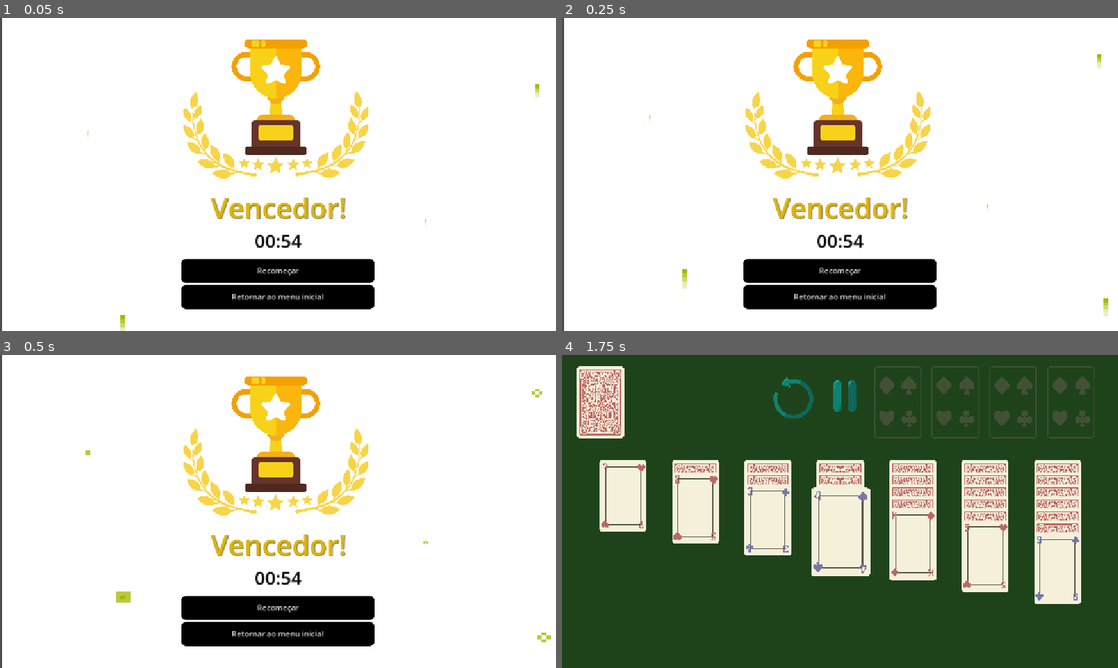
Above: before the commit, frames 1-4 (two rows, left to right).
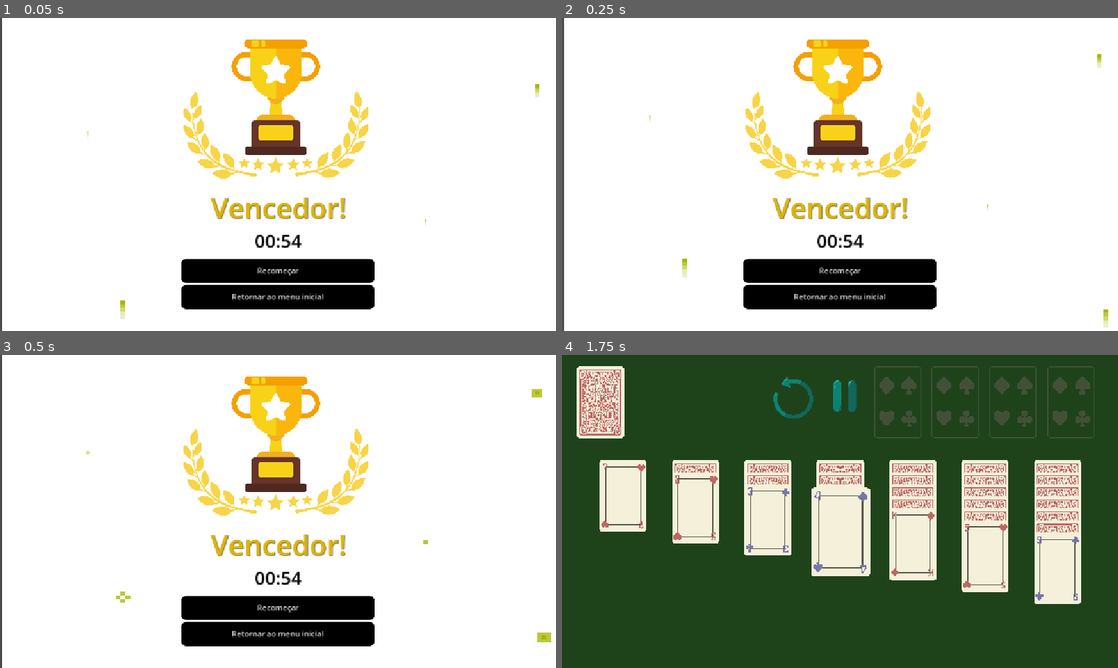
Above: after the commit, the same moments.

Repository: biarog/Paciencia-Maritacas
Game: Godot game, scene res://cenas/TelaVencedor.tscn
Same seed, same stepped clock (60 frames per second), same inputs: the game is played once before the commit and once after it. This scene is started directly instead of the project's main scene. Video files are missing from this copy of the repository; at most half a second of black plays in their place.
Inputs:
- Up to frame 1 (0.05 s): no input
- Up to frame 2 (0.25 s): no input
- Up to frame 3 (0.5 s): no input
- Up to frame 4 (1.75 s): click "Retornar ao menu inicial" at 0.5 s; click "Iniciar" at 1.25 s

The runs differ from the first frame. In frame 1, less than 0.1% of the frame differs, in the area x 21-23%, y 90-100%; in frame 2, 0.2%, in the area x 21-99%, y 76-99%; in frame 3, 0.1%; in frame 4, nothing differs.

Commit message:
guthubs adicinados

Diff:
--- a/cenas/TelaVencedor.tscn
+++ b/cenas/TelaVencedor.tscn
@@ -87,7 +87,7 @@
 scale = Vector2(9125.16, 3930.91)
 sprite_frames = ExtResource("5_0vfom")
 animation = &"firework"
-frame_progress = 0.922361
+frame_progress = 0.418783
 
 [node name="AnimatedSprite2D_firework5" type="AnimatedSprite2D" parent="TelaVencedor"]
 z_index = 10
@@ -96,7 +96,7 @@
 scale = Vector2(9.65348, 7.33287)
 sprite_frames = ExtResource("5_0vfom")
 animation = &"firework"
-frame_progress = 0.593732
+frame_progress = 0.0901549
 
 [node name="AnimatedSprite2D_firework4" type="AnimatedSprite2D" parent="TelaVencedor"]
 z_index = 10
@@ -105,7 +105,7 @@
 scale = Vector2(7.4954, 5.55587)
 sprite_frames = ExtResource("5_0vfom")
 animation = &"firework"
-frame_progress = 0.979912
+frame_progress = 0.476333
 
 [node name="AnimatedSprite2D_firework3" type="AnimatedSprite2D" parent="TelaVencedor"]
 z_index = 10
@@ -114,7 +114,7 @@
 scale = Vector2(9.77373, 7.91814)
 sprite_frames = ExtResource("5_0vfom")
 animation = &"firework"
-frame_progress = 0.191914
+frame_progress = 0.688336
 
 [node name="AnimatedSprite2D_firework2" type="AnimatedSprite2D" parent="TelaVencedor"]
 z_index = 10
@@ -123,7 +123,7 @@
 scale = Vector2(3.1263, 2.81392)
 sprite_frames = ExtResource("5_0vfom")
 animation = &"firework"
-frame_progress = 0.879033
+frame_progress = 0.375455
 
 [node name="AnimatedSprite2D_firework" type="AnimatedSprite2D" parent="TelaVencedor"]
 z_index = 10
@@ -132,7 +132,7 @@
 scale = Vector2(3.32031, 2.99219)
 sprite_frames = ExtResource("5_0vfom")
 animation = &"firework"
-frame_progress = 0.416692
+frame_progress = 0.913116
 
 [node name="Label" type="Label" parent="TelaVencedor"]
 offset_left = 380.0
--- a/cenas/menu_inicial.tscn
+++ b/cenas/menu_inicial.tscn
@@ -8,8 +8,10 @@
 [ext_resource type="Texture2D" uid="uid://dnik77i516txi" path="res://Assets/imagens/simbolo_gamedev2.png" id="7_23omm"]
 [ext_resource type="Texture2D" uid="uid://3ykn2ctskv7d" path="res://Assets/imagens/simbolo_gamedev2_acinzentado.png" id="8_8mewt"]
 [ext_resource type="StyleBox" uid="uid://c2aj2svr7d1w" path="res://Assets/Styles/style_box_empty.tres" id="9_8mewt"]
+[ext_resource type="Texture2D" uid="uid://dcqbtglemb7ve" path="res://Assets/imagens/github_elegante.png" id="9_56w0b"]
 [ext_resource type="VideoStream" uid="uid://i4ufurfte8jh" path="res://Assets/imagens/espada_melhor.ogv" id="9_go3jw"]
 [ext_resource type="VideoStream" uid="uid://b4b3lmokdbhgg" path="res://Assets/imagens/coracao_melhor.ogv" id="10_go3jw"]
+[ext_resource type="Texture2D" uid="uid://bpxoqmmvuomva" path="res://Assets/imagens/github_elegante_acinzentado.png" id="10_t3ad3"]
 
 [sub_resource type="Theme" id="Theme_atqwx"]
 
@@ -179,6 +181,26 @@
 text = "Matteo Cileneo Savan"
 horizontal_alignment = 1
 
+[node name="botao_git_bia" type="TextureButton" parent="Node2D"]
+offset_left = 770.0
+offset_top = 270.0
+offset_right = 2793.0
+offset_bottom = 2274.0
+scale = Vector2(0.02, 0.02)
+texture_normal = ExtResource("9_56w0b")
+texture_pressed = ExtResource("9_56w0b")
+texture_hover = ExtResource("10_t3ad3")
+
+[node name="botao_git_matteo" type="TextureButton" parent="Node2D"]
+offset_left = 719.0
+offset_top = 311.0
+offset_right = 2742.0
+offset_bottom = 2315.0
+scale = Vector2(0.02, 0.02)
+texture_normal = ExtResource("9_56w0b")
+texture_pressed = ExtResource("9_56w0b")
+texture_hover = ExtResource("10_t3ad3")
+
 [node name="espada" type="VideoStreamPlayer" parent="."]
 z_index = 4096
 offset_left = 266.0
@@ -206,3 +228,5 @@
 [connection signal="pressed" from="MarginContainer/VBoxContainer/Sair" to="." method="_on_sair_pressed"]
 [connection signal="pressed" from="Node2D/HBoxContainer/Fechar" to="." method="_on_fechar_pressed"]
 [connection signal="pressed" from="Node2D/TextureButton" to="." method="_on_texture_button_pressed"]
+[connection signal="pressed" from="Node2D/botao_git_bia" to="." method="_on_botao_git_bia_pressed"]
+[connection signal="pressed" from="Node2D/botao_git_matteo" to="." method="_on_botao_git_matteo_pressed"]
--- a/scripts/menu_inicial.gd
+++ b/scripts/menu_inicial.gd
@@ -28,3 +28,12 @@
 	$TextureRect.show()
 	$espada.show()
 	$coracao.show()
+
+
+
+func _on_botao_git_bia_pressed() -> void:
+	OS.shell_open("https://github.com/biarog")
+
+
+func _on_botao_git_matteo_pressed() -> void:
+	OS.shell_open("https://github.com/matteosavan")
Binary file added: Assets/imagens/github_elegante.png
Not shown, added: Assets/imagens/github_elegante.png.import
Binary file added: Assets/imagens/github_elegante_acinzentado.png
Not shown, added: Assets/imagens/github_elegante_acinzentado.png.import
Not shown: 1 places in cenas/menu_inicial.tscn that only renumber resources
